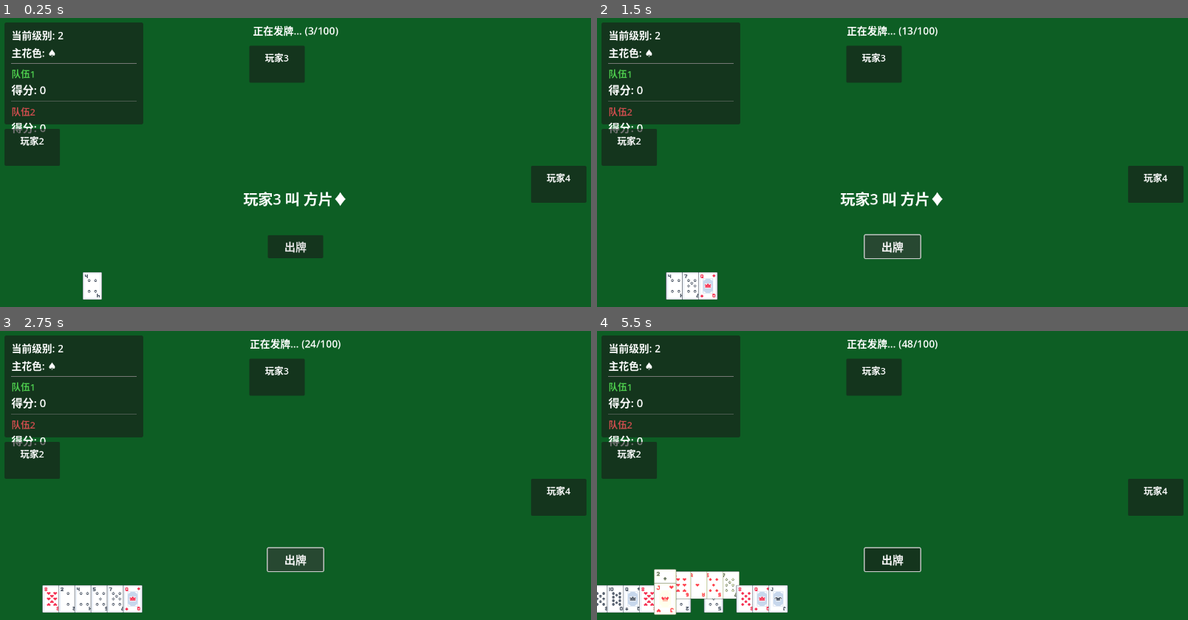
Above: before the commit, frames 1-4 (two rows, left to right).
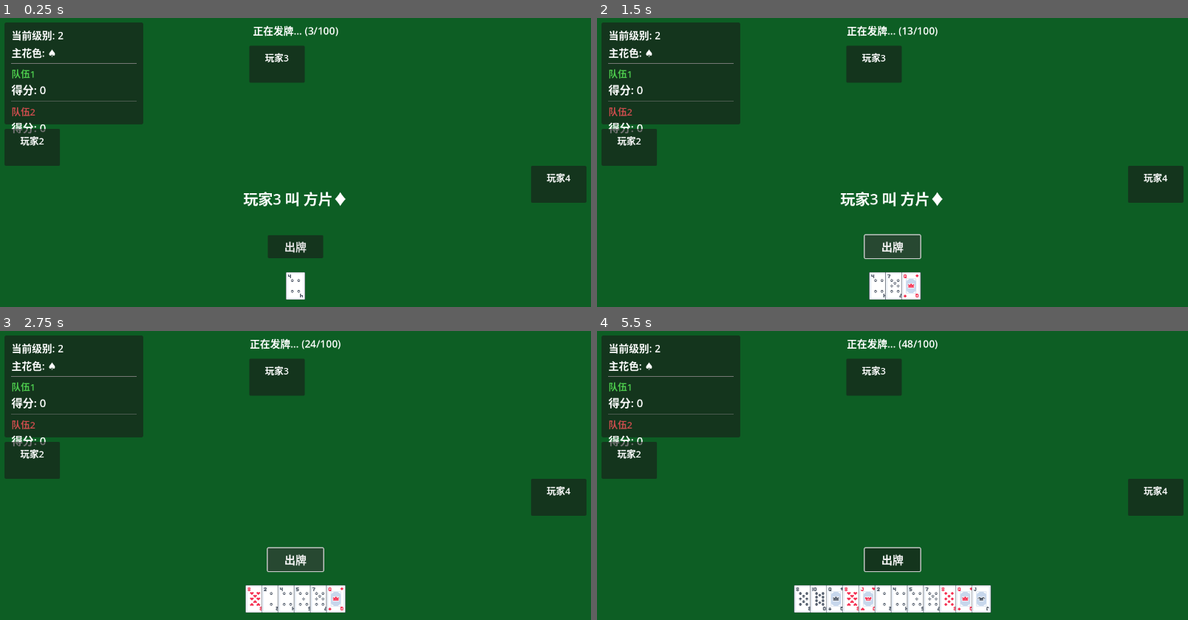
Above: after the commit, the same moments.

Repository: Eda-1121/Shengji
Game: Godot game, scene res://scenes/main.tscn
Two runs of this game, one before a commit and one after it. Both use one fixed random seed, a clock stepped at 60 frames per second and the inputs below.
Inputs (mouse positions are in pixels of both pictures, inside the frame that each line leads up to):
- Up to frame 1 (0.25 s): no input
- Up to frame 2 (1.5 s): click "出牌" at 0.5 s; click "出牌" at 1.25 s
- Up to frame 3 (2.75 s): click "出牌" at 2 s
- Up to frame 4 (5.5 s): tap Enter at 2.75 s; move the mouse to (709, 599) at 2.77 s; click (709, 599) at 2.92 s; move the mouse to (691, 599) at 3.52 s; click (691, 599) at 3.67 s; move the mouse to (673, 599) at 4.27 s; click (673, 599) at 4.42 s; move the mouse to (662, 599) at 5.02 s; click (662, 599) at 5.17 s

The runs differ from the first frame. In frame 1, 0.6% of the frame differs, in the area x 14-52%, y 87-98%; in frame 2, 1.7%; in frame 3, 3.2%; in frame 4, 6.8%, in the area x 0-67%, y 82-99%.

Commit message:
修复手牌居中：使用屏幕中心作为基准点
- 在player.gd中添加center_hand_container()函数
- 计算屏幕中心位置并相对于玩家位置进行偏移
- 在game_manager.gd的初始化阶段对人类玩家调用此函数
- 确保手牌始终显示在屏幕中央，而非相对于玩家坐标居中

Diff:
--- a/scripts/game_manager.gd
+++ b/scripts/game_manager.gd
@@ -77,6 +77,10 @@
 		player.position = player_positions[i]
 		players.append(player)
 		add_child(player)
+
+		# 对人类玩家，将手牌容器居中显示在屏幕中央
+		if player.player_type == Player.PlayerType.HUMAN:
+			player.center_hand_container()
 
 	start_new_round()
 
--- a/scripts/player.gd
+++ b/scripts/player.gd
@@ -26,6 +26,24 @@
 	hand_container = Node2D.new()
 	hand_container.name = "HandContainer"
 	add_child(hand_container)
+
+func center_hand_container():
+	"""将手牌容器居中显示在屏幕中央（仅对人类玩家）"""
+	if player_type == PlayerType.HUMAN:
+		# 获取屏幕大小
+		var viewport_size = get_viewport_rect().size
+		var screen_center_x = viewport_size.x / 2.0
+
+		# hand_container 的位置是相对于 player 的
+		# 要让手牌显示在屏幕中央，需要偏移
+		# 例如：屏幕中心是640，玩家位置是200，所以需要偏移440
+		hand_container.position.x = screen_center_x - position.x
+
+		print("手牌容器居中设置：")
+		print("  - 屏幕宽度: %d" % viewport_size.x)
+		print("  - 屏幕中心X: %d" % screen_center_x)
+		print("  - 玩家位置X: %d" % position.x)
+		print("  - hand_container偏移X: %d" % hand_container.position.x)
 
 func receive_cards(cards: Array[Card]):
 	for card in cards:
